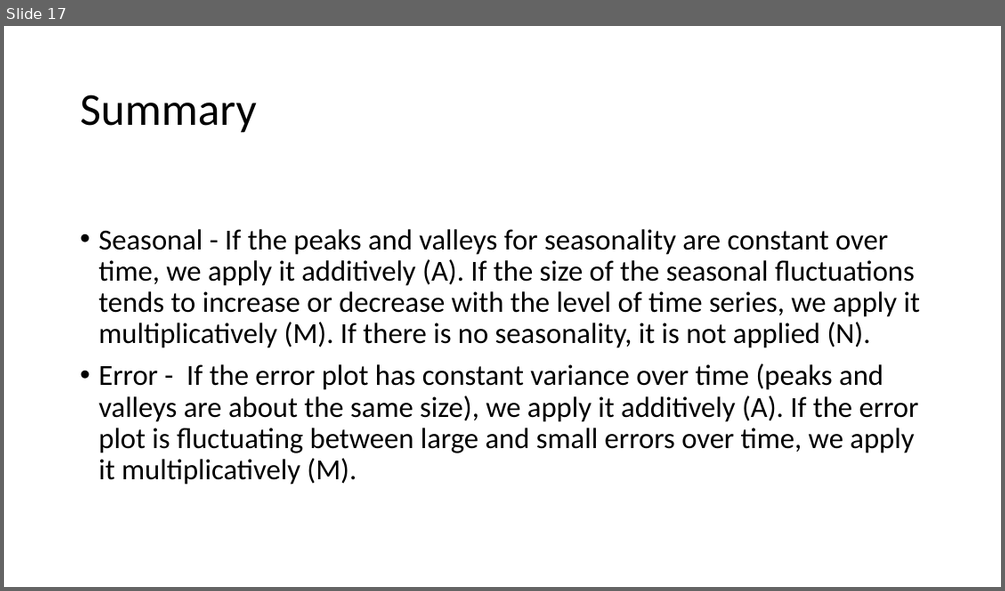
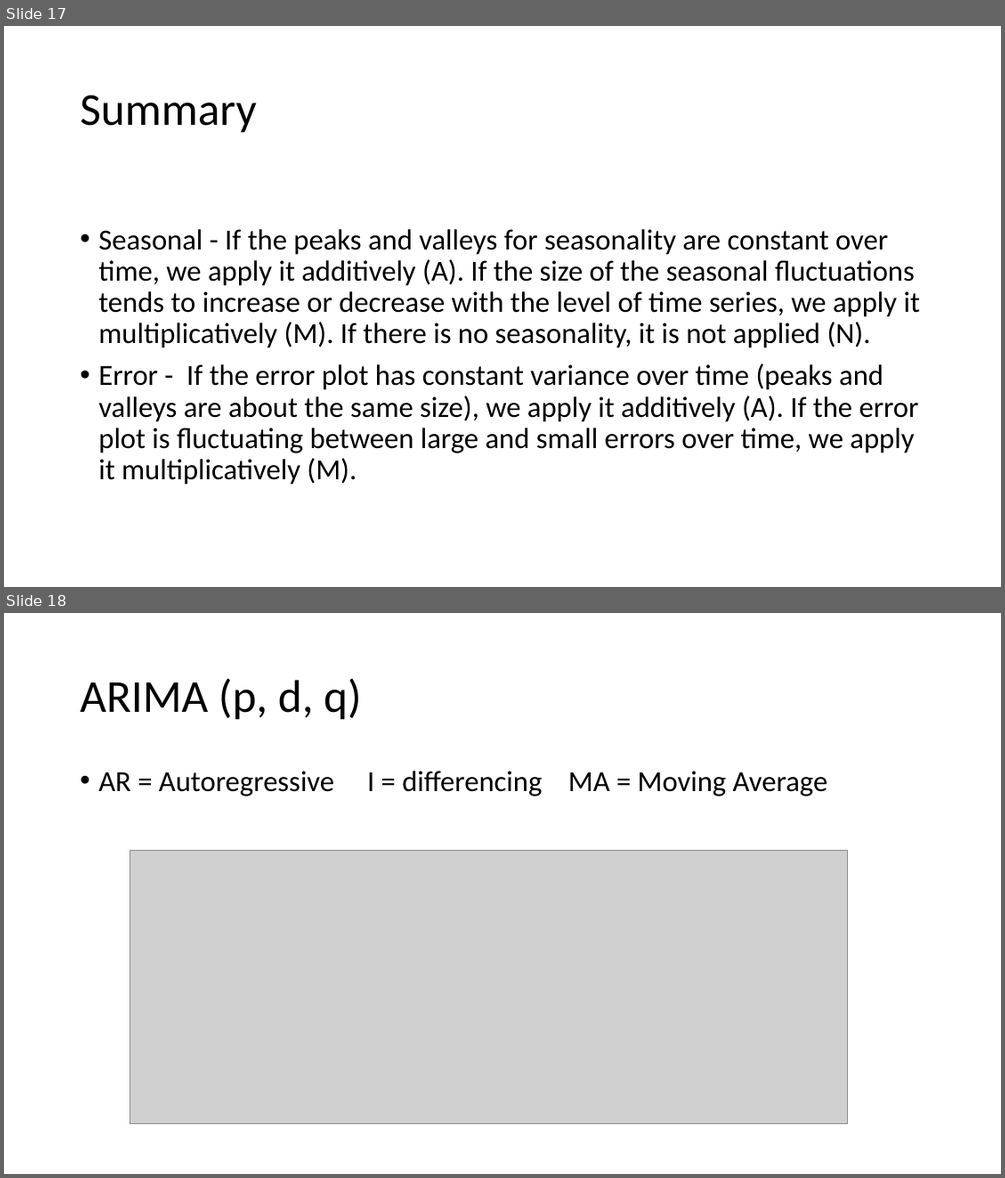
Before and after one commit to flcamacho/simulation_2019_2, a slide deck: presentations/timeseries.pptx. Shown one above the other, each under a label of ours: slide 17 before the commit, slides 17 and 18 after it. The pictures are 1005x591 and 1005x1178 pixels, drawn with LibreOffice and Linux fonts; fonts in the diff are those of the drawing; grey boxes stand for pictures. Boxes give left, top, right and bottom in pixels: in the first picture for what was removed or moved away, otherwise in the second. Text is boxed around its words. In the diff, an @@ line names an element or a change of style, - is before the commit and + after.

```diff
--- a/presentations/timeseries.pptx
+++ b/presentations/timeseries.pptx
@@ slide 18 added at (x1=4, y1=613, x2=1001, y2=1174), background #FFFFFF @@
@@ title added at (x1=80, y1=678, x2=361, y2=720), 44 pt, text #000000 @@
+ARIMA (p, d, q)
@@ text added at (x1=98, y1=771, x2=828, y2=796), 28 pt, text #000000 @@
+• AR = Autoregressive I = differencing MA = Moving Average
@@ picture added at (x1=130, y1=850, x2=848, y2=1123) @@
```
Also in this commit, not shown: 1 slide changed, 4 other slides added, 3 other files.
